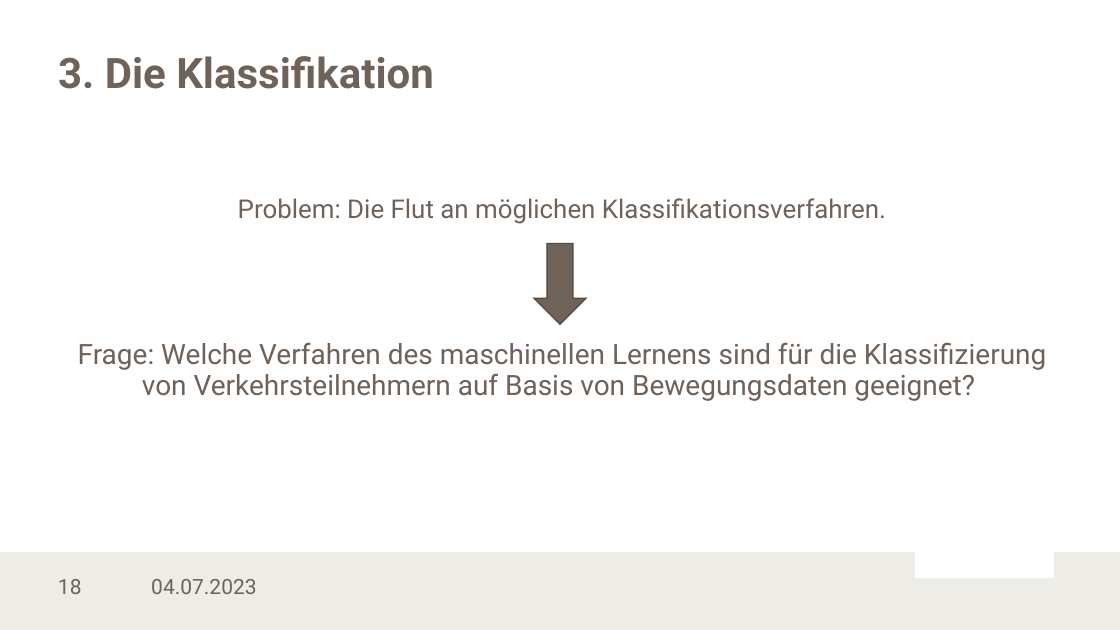
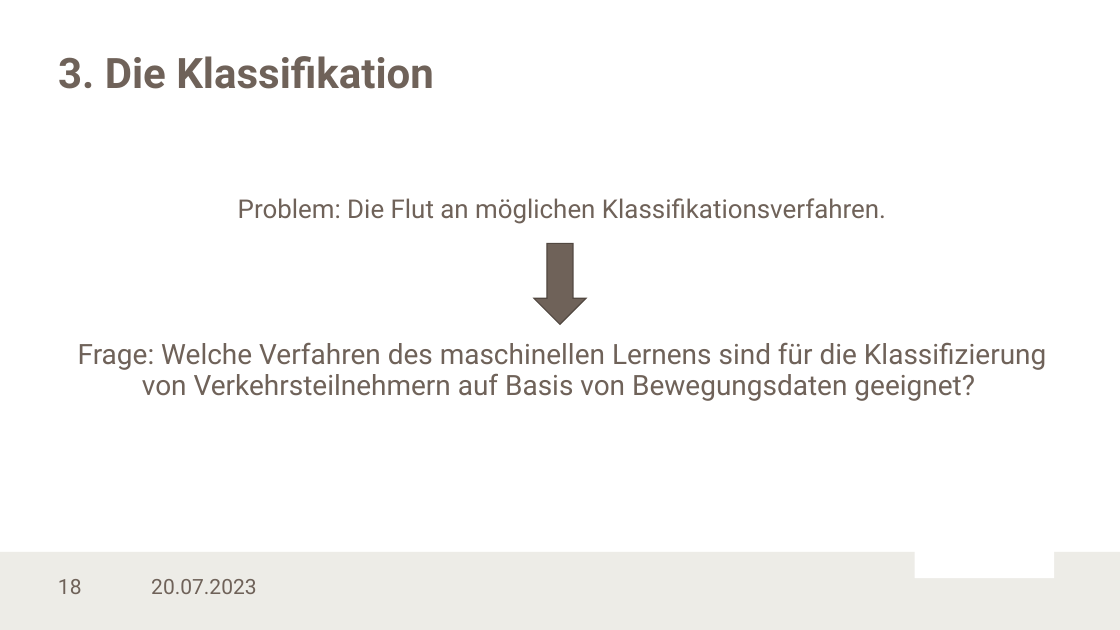
Before and after one commit to LennartKoepper/Bachelor-Thesis, a slide deck: slide 18 of Seminar/Bachelorseminar_25-04-2023.pptx. Drawn at 1120x630 pixels with LibreOffice and Linux fonts; fonts in the diff are those of the drawing; background and template pictures are left out. Boxes give left, top, right and bottom in pixels: in the first picture for what was removed or moved away, otherwise in the second. Text is boxed around its words. In the diff, an @@ line names an element or a change of style, - is before the commit and + after.

```diff
--- a/Seminar/Bachelorseminar_25-04-2023.pptx
+++ b/Seminar/Bachelorseminar_25-04-2023.pptx
@@ text at [151, 579, 256, 594]: text changed @@
-04.07.2023
+20.07.2023
```
Also in this commit, not shown: 20 other slides changed, 5 other files.
